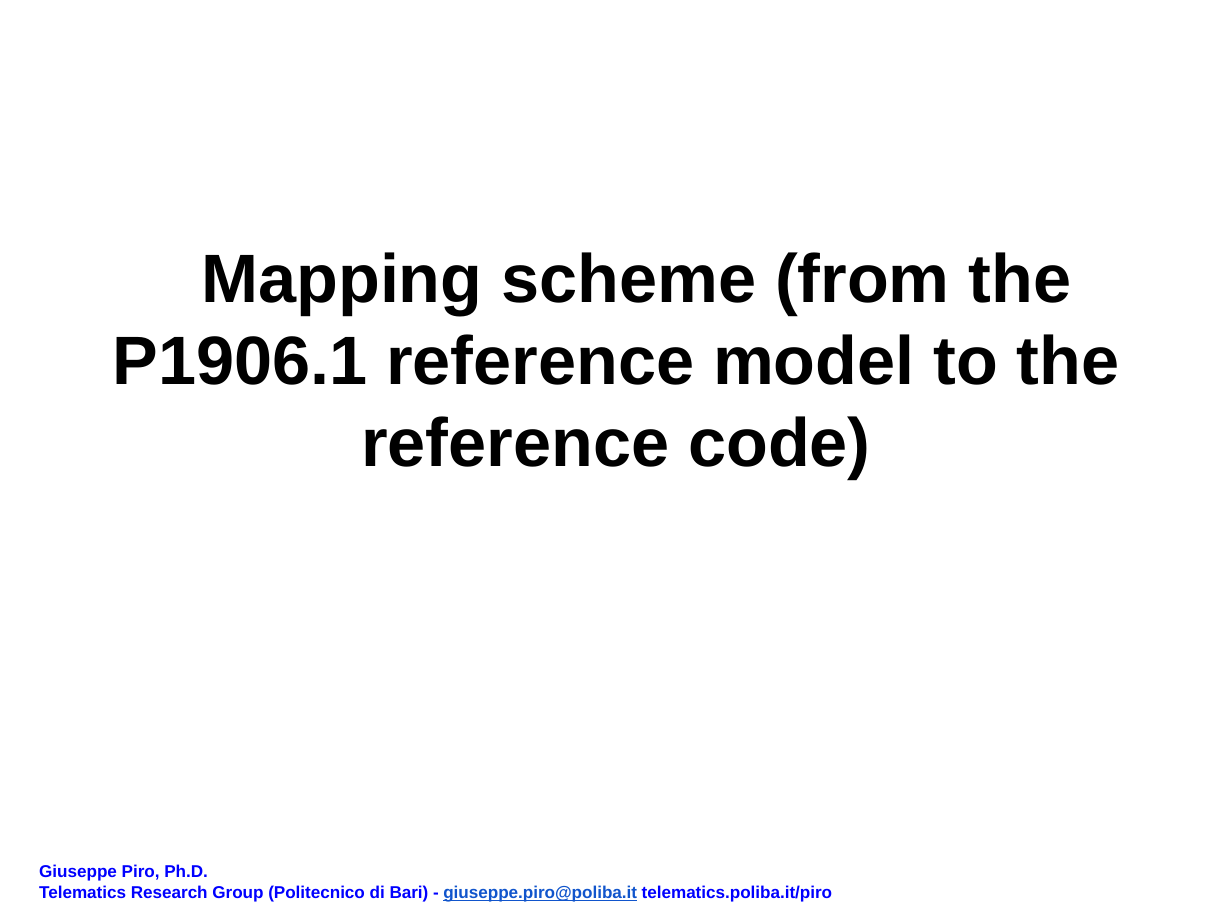
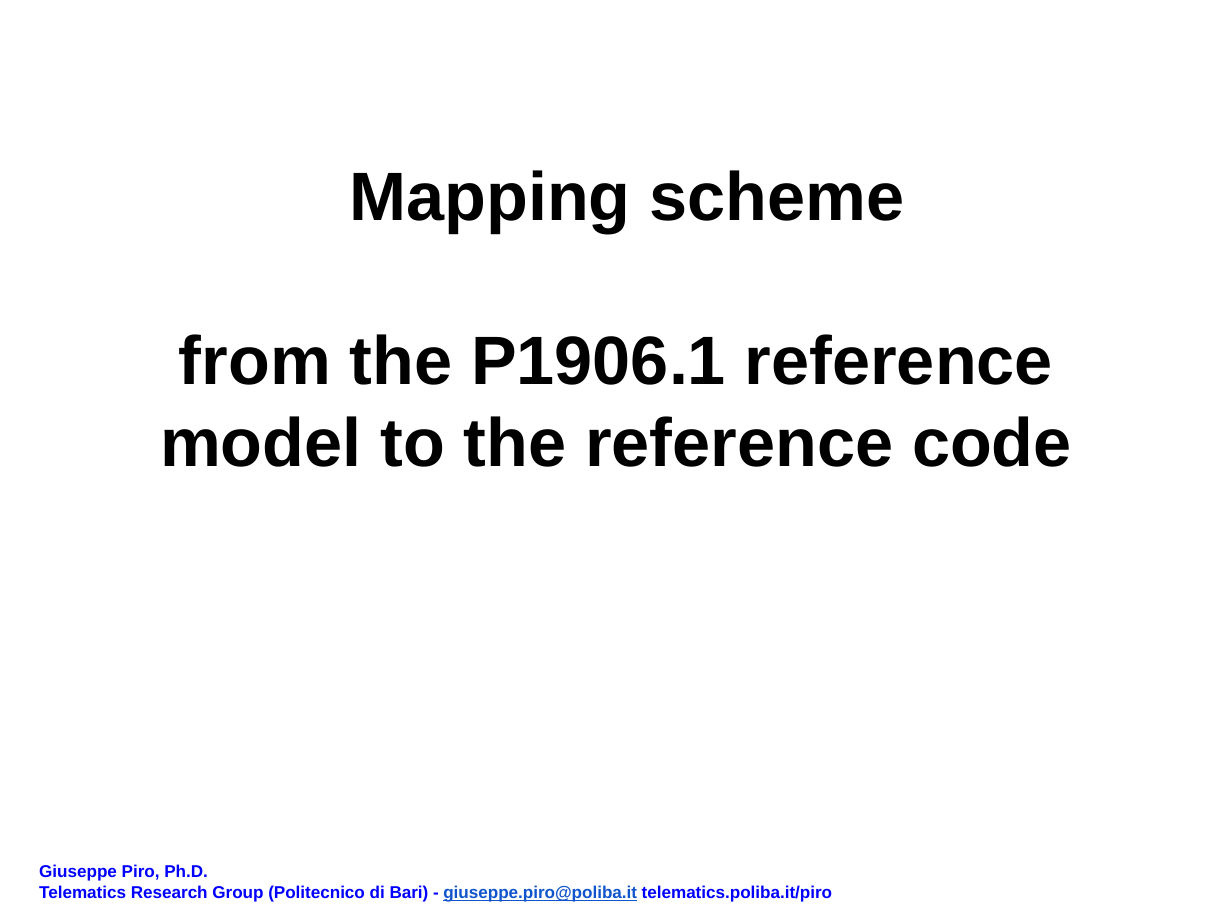
Before and after one commit to EnzoRong1013/ieee-p1906-1-reference-code, a slide deck: slide 1 of docs/mapping_scheme.pptx. Drawn at 1232x924 pixels with LibreOffice and Linux fonts; fonts in the diff are those of the drawing. Boxes give left, top, right and bottom in pixels: in the first picture for what was removed or moved away, otherwise in the second. Text is boxed around its words. In the diff, an @@ line names an element or a change of style, - is before the commit and + after.

```diff
--- a/docs/mapping_scheme.pptx
+++ b/docs/mapping_scheme.pptx
@@ title at [160, 170, 1072, 467]: text changed @@
-Mapping scheme (from the P1906.1 reference model to the reference code)
+Mapping scheme
+from the P1906.1 reference model to the reference code
```
Also in this commit, not shown: 2 other slides changed, 19 slides added.
